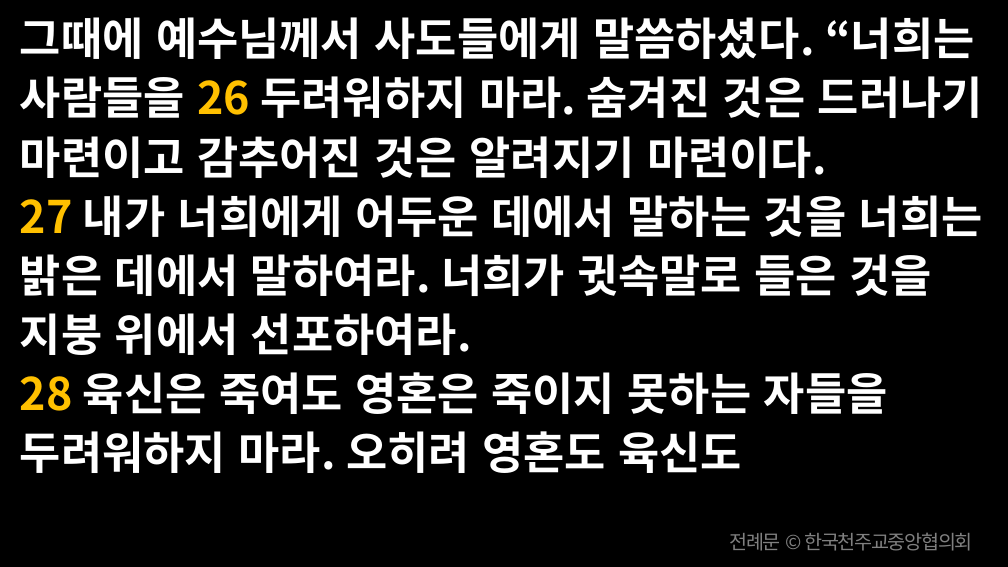
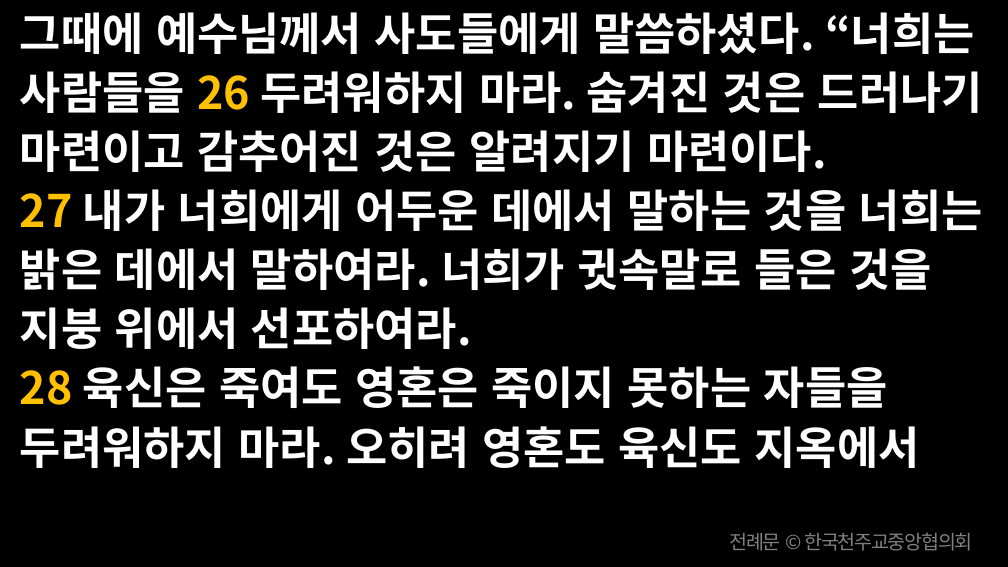
Before and after one commit to scottpark/missa_ppt, a slide deck: slide 66 of 20260621/20260621_연중 제12주일.pptx. Drawn at 1008x567 pixels with LibreOffice and Linux fonts; fonts in the diff are those of the drawing. Boxes give left, top, right and bottom in pixels: in the first picture for what was removed or moved away, otherwise in the second. Text is boxed around its words. In the diff, an @@ line names an element or a change of style, - is before the commit and + after.

```diff
--- a/20260621/20260621_연중 제12주일.pptx
+++ b/20260621/20260621_연중 제12주일.pptx
@@ text at [20, 366, 920, 468]: text changed @@
-28 육신은 죽여도 영혼은 죽이지 못하는 자들을 두려워하지 마라. 오히려 영혼도 육신도
+28 육신은 죽여도 영혼은 죽이지 못하는 자들을 두려워하지 마라. 오히려 영혼도 육신도 지옥에서
```
Also in this commit, not shown: 26 other slides changed, 1 slide removed, 12 other files.
